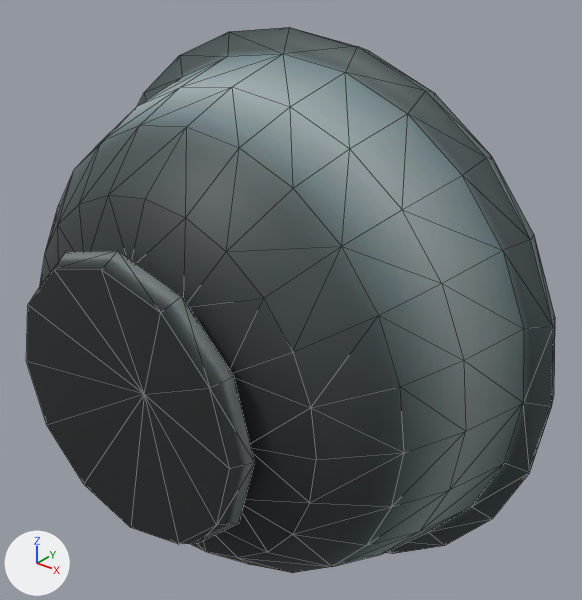
The FBX model Project/ContentsResources/Mesh/Level/1_3/SortObject/Tools/MixerBowl/Bowl.fbx as it was, and as the next commit left it.
Camera for both pictures: a 50 mm lens placed at (0.00475, -0.00391, 0.00546), pointed at (-0.00147, 0.00387, 0.00064). Arrows for +X, +Y and +Z are at lower left; the lights stay in place. Mesh edges are drawn as thin lines. Where no turn or scale is listed for an object, it has been applied to the vertices. Vertices at the same position are counted once.

Before the edit, the objects in view are built like this:
```python
me_m_cakemixer_01_bowl = bpy.data.meshes.new('m_cakemixer_01_Bowl')
me_m_cakemixer_01_bowl.from_pydata(...)  # 278 vertices, 552 faces; spans x -0.00613..0.00205, y 0.00121..0.00483, z -0.00409..0.00409
me_m_cakemixer_01_bowl.materials.append(mat_material_002)  # picture img_t_cakemixer_01_c_png
ob_m_cakemixer_01_bowl = bpy.data.objects.new('m_cakemixer_01_Bowl', me_m_cakemixer_01_bowl)
ob_m_cakemixer_01_bowl.location = (0.0, 0.0, 0.0)
```
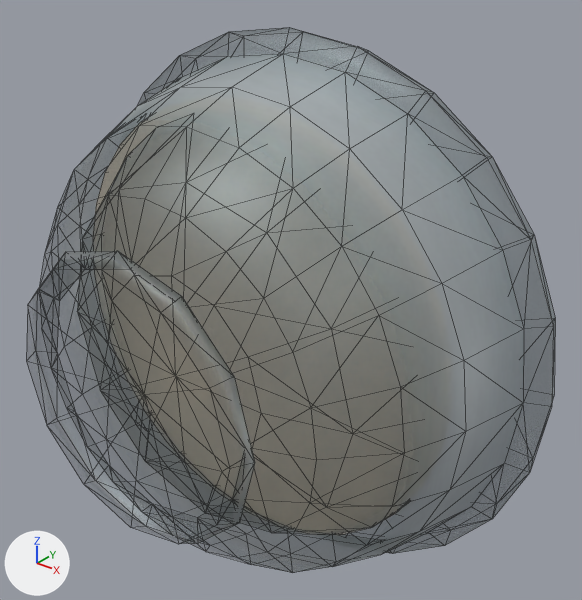
The newer file is also turned or shifted as a whole; pictures and numbers use the older file's frame.

Where the change shows, as pixel boxes (x1, y1, x2, y2) in the pictures (582 x 600 px):
'm_cakemixer_01_Bowl', surface changed, recoloured, mesh turned: before (26, 27, 555, 573); after (37, 27, 555, 569)
'Cylinder', added: after (93, 112, 424, 535)

Diff of the bpy script that builds the scene:
```diff
--- a/Project/ContentsResources/Mesh/Level/1_3/SortObject/Tools/MixerBowl/Bowl.fbx.py
+++ b/Project/ContentsResources/Mesh/Level/1_3/SortObject/Tools/MixerBowl/Bowl.fbx.py
@@ img_t_cakemixer_01_c_png @@
-img_t_cakemixer_01_c_png = load_image('t_cakemixer_01_c.png', 't_cakemixer_01_c.png', 1024, 1024, 'sRGB')
+img_t_cakemixer_01_c_png = load_image('t_cakemixer_01_c.png', 't_cakemixer_01_c.png', 1024, 1024, 'Non-Color')
@@ img_123_png @@
+img_123_png = load_image('123.PNG', '123.PNG', 500, 500, 'Non-Color')
@@ mat_material_009 @@
+mat_material_009 = bpy.data.materials.new('Material.009')
+# uses the picture img_t_cakemixer_01_c_png
@@ mat_material_010 @@
+mat_material_010 = bpy.data.materials.new('Material.010')
+# uses the picture img_123_png
@@ me_m_cakemixer_01_bowl @@
 me_m_cakemixer_01_bowl.from_pydata(...)  # 278 vertices, 552 faces; spans x -0.00613..0.00205, y 0.00121..0.00483, z -0.00409..0.00409
 # used by ob_m_cakemixer_01_bowl; location = (0.0, 0.0, 0.0)
-me_m_cakemixer_01_bowl.materials.append(mat_material_002)  # picture img_t_cakemixer_01_c_png
+# me_m_cakemixer_01_bowl part 1: the whole mesh is turned 180 degrees about the y axis through its middle
+me_m_cakemixer_01_bowl.materials.append(mat_material_009)
@@ me_cylinder_003 @@
+me_cylinder_003.from_pydata(...)  # a 32-sided cylinder along y spanning x -0.00327..0.00327, y -0.00008..0.00008, z -0.00327..0.00327
+me_cylinder_003.materials.append(mat_material_010)
@@ ob_cylinder @@
+ob_cylinder = bpy.data.objects.new('Cylinder', me_cylinder_003)
+ob_cylinder.location = (-0.00215, 0.00368, 0.00003)
```
